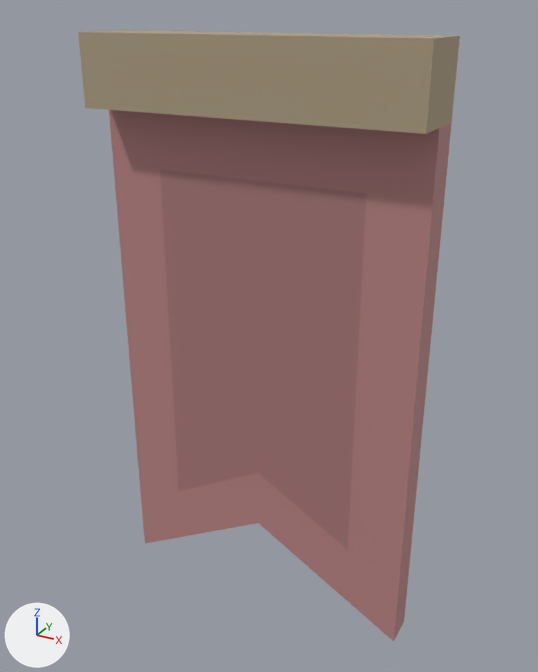
Renders of the OBJ model assets/models/Banner_Short_01.obj from each side of a commit.
Before and after are seen from a camera (50 mm lens) standing at (1.021, -1.882, 1.87) and looking at (0.02, -0.062, 0.96). Arrows for +X, +Y and +Z are at lower left; the lights stay in place. Where no turn or scale is listed for an object, it has been applied to the vertices.

Objects in the first picture: 'Mesh1_Banner_Model'.
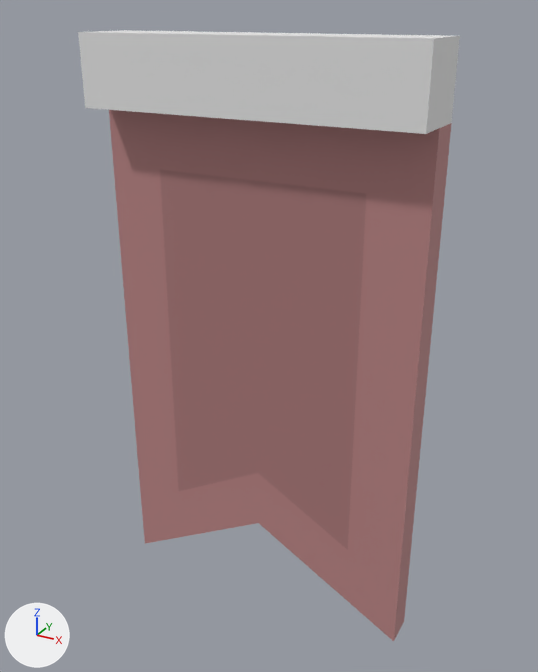
What differs and where, as boxes (x1, y1, x2, y2) in the pictures (538 x 672 px):
```json
{"part": 1, "of": "me_mesh1_banner_model", "change": "recoloured", "before": [78, 30, 460, 134], "after": [78, 30, 460, 134]}
```

The change, as JSON lines over the scene's bpy script:
```json
{"op": "add", "block": "mat_wood", "code": ["mat_wood = principled_material('Wood')", "mat_wood.base_color = (0.8, 0.8, 0.8)  # white #e7e7e7", "mat_wood.roughness = 1.0"]}
{"block": "me_mesh1_banner_model", "where": "me_mesh1_banner_model.from_pydata(...)  # 21 vertices, 38 faces; spans x -0.5..0.5, y -0.2..0.0, z 0.0..1.81"}
{"block": "me_mesh1_banner_model", "where": "# used by ob_mesh1_banner_model"}
{"block": "me_mesh1_banner_model", "change": "me_mesh1_banner_model part 1: all 12 faces that had it switch from mat_wood_002 (beige #af9f83) to mat_wood (white #e7e7e7)"}
```
